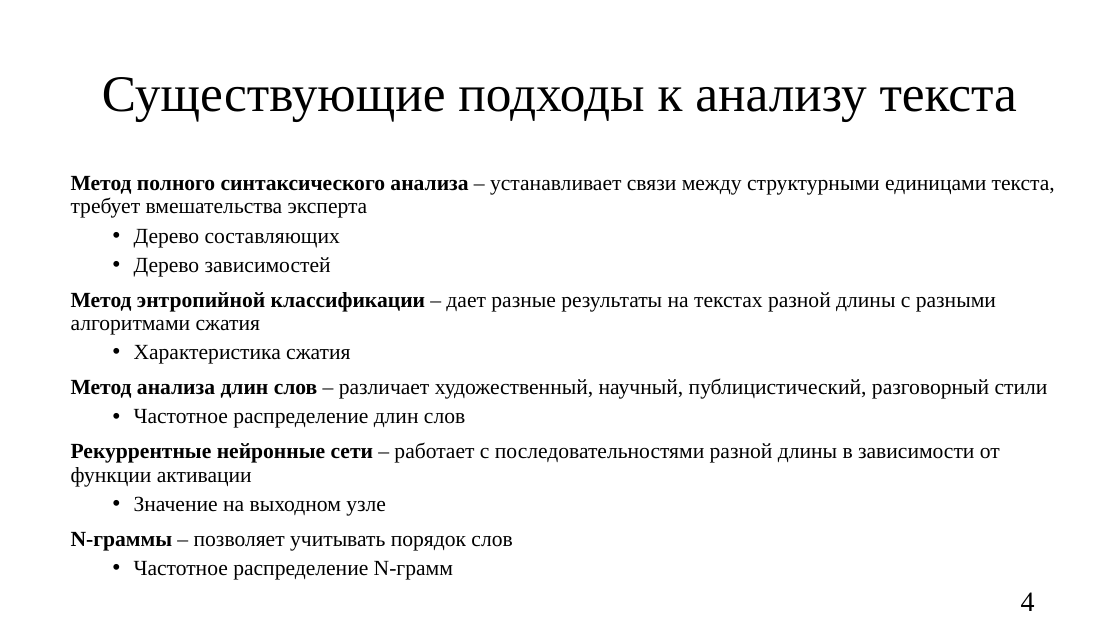
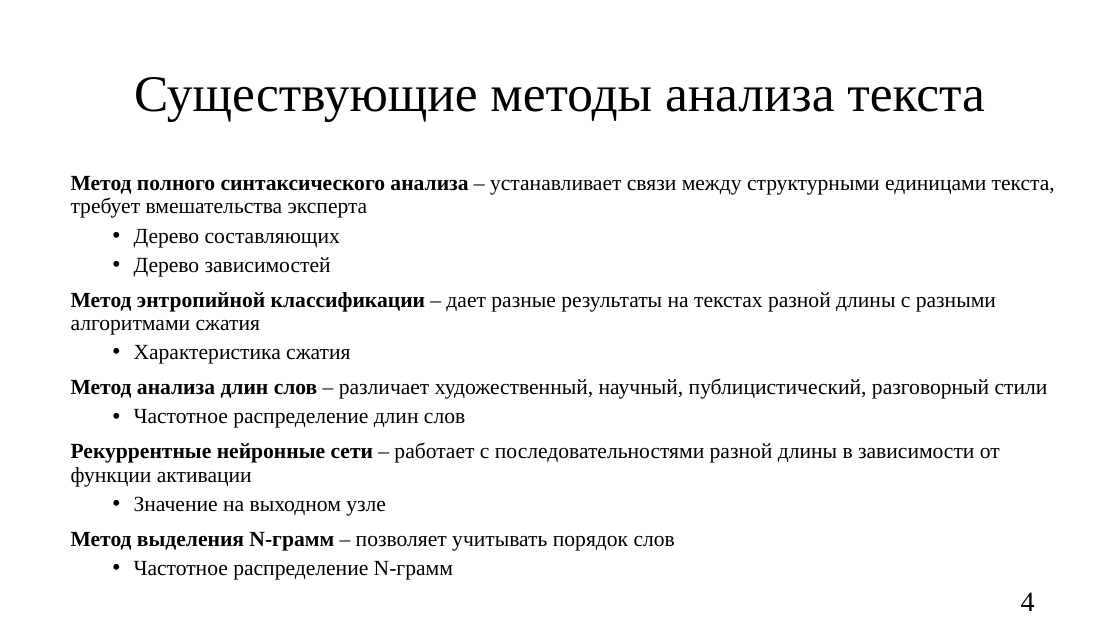
Before and after one commit to oljakon/bachelor-degree, a slide deck: slide 4 of РПЗ/презентация_Кондрашова.pptx. Drawn at 1120x630 pixels with LibreOffice and Linux fonts; fonts in the diff are those of the drawing. Boxes give left, top, right and bottom in pixels: in the first picture for what was removed or moved away, otherwise in the second. Text is boxed around its words. In the diff, an @@ line names an element or a change of style, - is before the commit and + after.

```diff
--- a/РПЗ/презентация_Кондрашова.pptx
+++ b/РПЗ/презентация_Кондрашова.pptx
@@ title at <box>134,77,984,121</box>: text changed @@
-Существующие подходы к анализу текста
+Существующие методы анализа текста
@@ text at <box>71,532,675,551</box>: text changed @@
-N-граммы – позволяет учитывать порядок слов
+Метод выделения N-грамм – позволяет учитывать порядок слов
```
Also in this commit, not shown: 11 other slides changed, 7 other files.
